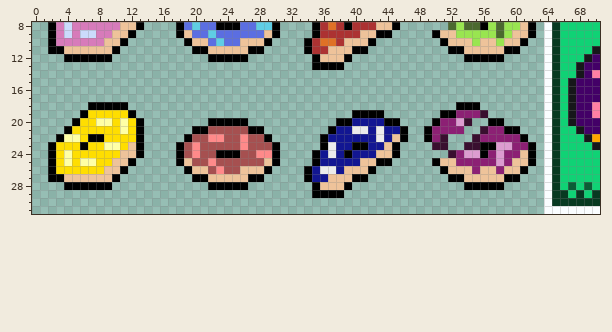
Edited in one commit: pixel-art file (Doughnut.aseprite). The first picture shows the starting point.
128x32 pixels, 1 frame. Colours within 5 levels of each other are drawn and written as one. Shown: x 0..70, y 8..31.
The same view after the edit:
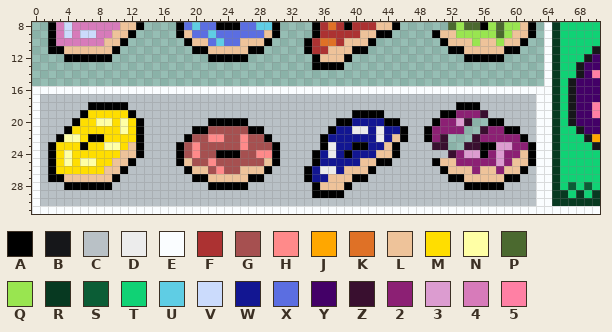
Palette (. is transparent): A #000000  B #16171a  C #b9c1c6  D #ececec  E #fafdff  F #ac3232  G #a65050  H #ff8a8a  J #ffa700  K #df7126  L #eec39a  M #ffde00  N #ffffa5  P #4b692f  Q #99e550  R #073921  S #0b5d36  T #10d275  U #5fcde4  V #cbdbfc  W #121692  X #5b6ee1  Y #430067  Z #390f2f  2 #8c2074  3 #dc9cd0  4 #d77bba  5 #ff80a4
Log entry: ADding borders and background for the Batch 2
Change:
Layer "Flattened":
The edit adds colour C in row 17 at x 1 to 62; in row 18 at x 1 to 6, 12 to 52 and 56 to 62; in row 19 at x 1 to 5, 13 to 39, 44 to 50 and 57 to 62; in row 20 at x 1 to 4, 14 to 21, 27 to 37, 46 to 49 and 59 to 62; in row 21 at x 1 to 3, 14 to 19, 29 to 36, 47 to 48 and 61 to 62; in row 22 at x 1 to 2, 14 to 18, 30 to 35, 47 to 48 and 62.
The edit adds colour C in row 23 at x 1, 14 to 17, 31 to 35 and 46 to 49; in row 24 at x 1, 14 to 17, 31 to 34 and 46 to 51; in row 25 at x 1, 13 to 17, 31 to 34 and 45 to 49; in row 26 at x 1, 12 to 18, 30 to 33, 43 to 50 and 62; in row 27 at x 1, 11 to 19, 29 to 33, 42 to 51 and 61 to 62; in row 28 at x 1 to 3, 10 to 21, 27 to 34, 40 to 53 and 59 to 62.
The edit adds colour C in row 29 at x 1 to 34 and 39 to 62; in row 30 at x 1 to 62.
The edit adds colour E in row 16 at x 0 to 63; in rows 17 to 30 at x 0 and 63; in row 31 at x 0 to 63.
Boxes around the changes in both pictures, in picture pixels (x1, y1, x2, y2):
added: (32, 86, 544, 214)
